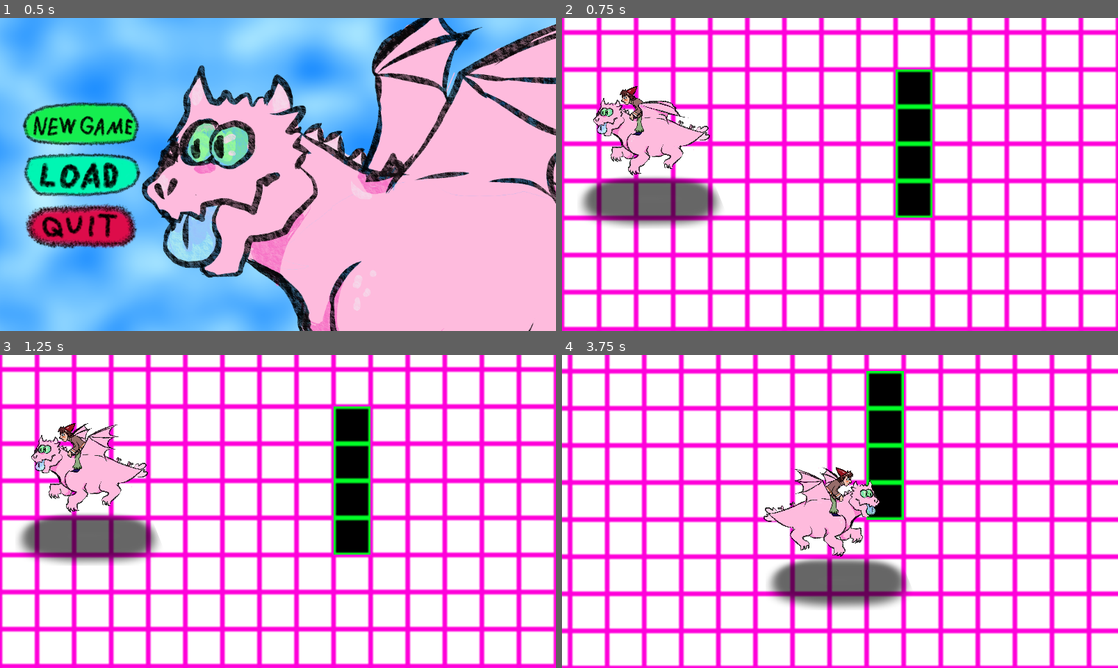
Above: before the commit, frames 1-4 (two rows, left to right).
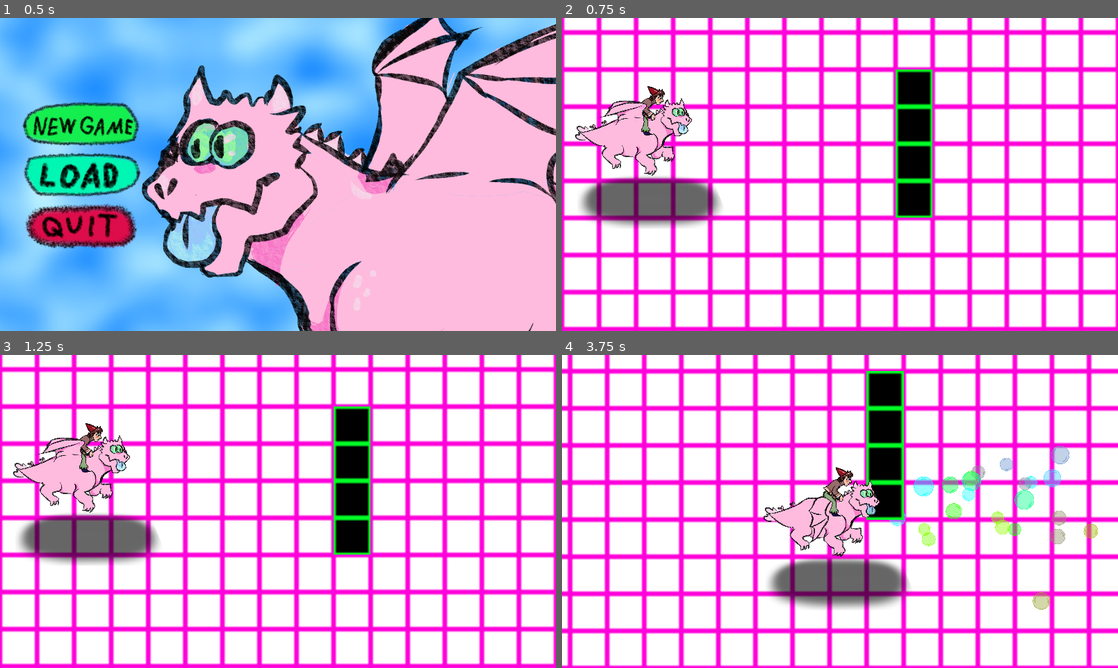
Above: after the commit, the same moments.

Repository: villevilli/otajam-25
Game: Godot game, scene res://user_interface/main_menu/MainMenu.tscn
Two runs of this game, one before a commit and one after it. Both use one fixed random seed, a clock stepped at 60 frames per second and the inputs below.
Inputs (mouse positions are in pixels of both pictures, inside the frame that each line leads up to):
- Up to frame 1 (0.5 s): no input
- Up to frame 2 (0.75 s): click (645, 124) at 0.5 s
- Up to frame 3 (1.25 s): no input
- Up to frame 4 (3.75 s): move the mouse to (962, 495) at 1.27 s; hold D (right) 1.28-2.03 s; hold Space (attack) 1.28-2.03 s; click (962, 495) at 1.42 s; move the mouse to (728, 527) at 2.02 s; hold S (down) 2.03-2.78 s; tap Space (attack) at 2.1, 3.6 s; move the mouse to (895, 442) at 2.77 s; hold D (right) 2.78-3.53 s; hold Space (attack) 2.78-3.53 s; move the mouse to (812, 574) at 3.52 s; hold W (up) from 3.53 s (still down); click (812, 574) at 3.67 s

Frame 1 is identical in both runs. In frame 2, 2.8% of the frame differs, in the area x 2-27%, y 21-51%; in frame 3, 3.0%; in frame 4, 2.8%.

Commit message:
player attack particles

Diff:
--- /dev/null
+++ b/assets/atk_bubbles.tres
@@ -0,0 +1,15 @@
+[gd_resource type="ParticleProcessMaterial" format=3 uid="uid://cfnqsghopi066"]
+
+[resource]
+particle_flag_disable_z = true
+angle_min = -360.0
+angle_max = 360.0
+spread = 30.0
+flatness = 0.371
+initial_velocity_min = 664.71
+initial_velocity_max = 806.83
+gravity = Vector3(0, 0, 0)
+scale_min = 0.3
+scale_max = 0.7
+hue_variation_min = -0.37
+hue_variation_max = 0.59
--- a/characters/player/player-movement.gd
+++ b/characters/player/player-movement.gd
@@ -5,17 +5,26 @@
 @onready var sprite: AnimatedSprite2D = $"Sprite"
 @onready var head_atck: Sprite2D = $"HeadAttack"
 @onready var head_cute: Sprite2D = $"HeadCute"
+@onready var atk_particles_right: GPUParticles2D = $"AttackParticlesRight"
+@onready var atk_particles_left: GPUParticles2D = $"AttackParticlesLeft"
 
 func _ready() -> void:
 	sprite.play()
-func _process(delta: float) -> void:
+
+func _process(_delta: float) -> void:
 	var attacking: bool = Input.is_action_pressed("attack")
 	if attacking:
 		head_atck.show()
 		head_cute.hide()
+		if head_atck.flip_h:
+			atk_particles_right.emitting=true
+		else:
+			atk_particles_left.emitting=true
 	else:
 		head_atck.hide()
 		head_cute.show()
+		atk_particles_left.emitting=false
+		atk_particles_right.emitting=false
 
 func _physics_process(_delta: float) -> void:
 	#var input_direction:Vector2 = Input.get_vector("left", "right", "up", "down")
@@ -28,8 +37,12 @@
 		sprite.flip_h = false
 		head_atck.flip_h = false
 		head_cute.flip_h = false
+		atk_particles_left.emitting=false
+		atk_particles_right.emitting=false
 	if input_x > 0:
 		sprite.flip_h = true
 		head_atck.flip_h = true
 		head_cute.flip_h = true
+		atk_particles_right.emitting=false
+		atk_particles_left.emitting=false
 	move_and_slide()
--- a/characters/player/player.tscn
+++ b/characters/player/player.tscn
@@ -7,6 +7,8 @@
 [ext_resource type="Texture2D" uid="uid://dvy72ida66yf" path="res://assets/Dargon_Fly_Headless/002.png" id="5_2vm2q"]
 [ext_resource type="Texture2D" uid="uid://dlanf73fhnx0g" path="res://assets/Dargon_Head/dargon_attacc.png" id="6_hdywm"]
 [ext_resource type="Texture2D" uid="uid://d10lsidb3tpq0" path="res://assets/Dargon_Head/dargon_cute.png" id="7_4d0ek"]
+[ext_resource type="Texture2D" uid="uid://dave5sdrjq6ed" path="res://assets/placeholder_bubble.png" id="8_5lhi6"]
+[ext_resource type="Material" uid="uid://cfnqsghopi066" path="res://assets/atk_bubbles.tres" id="8_ee3j2"]
 
 [sub_resource type="RectangleShape2D" id="RectangleShape2D_5qm4w"]
 size = Vector2(384, 255)
@@ -51,16 +53,39 @@
 scale = Vector2(0.3, 0.3)
 sprite_frames = SubResource("SpriteFrames_l6rav")
 animation = &"flight"
-frame_progress = 0.731592
+frame = 2
+frame_progress = 0.600543
+flip_h = true
 
 [node name="HeadAttack" type="Sprite2D" parent="."]
 z_index = 6
 position = Vector2(-32, -128)
 scale = Vector2(0.3, 0.3)
 texture = ExtResource("6_hdywm")
+flip_h = true
 
 [node name="HeadCute" type="Sprite2D" parent="."]
+visible = false
 z_index = 6
 position = Vector2(-32, -128)
 scale = Vector2(0.3, 0.3)
 texture = ExtResource("7_4d0ek")
+flip_h = true
+
+[node name="AttackParticlesRight" type="GPUParticles2D" parent="."]
+position = Vector2(120, -200)
+rotation = 0.261799
+amount = 30
+process_material = ExtResource("8_ee3j2")
+texture = ExtResource("8_5lhi6")
+local_coords = true
+
+[node name="AttackParticlesLeft" type="GPUParticles2D" parent="."]
+z_index = 7
+position = Vector2(-184, -200)
+rotation = 2.87979
+emitting = false
+amount = 30
+process_material = ExtResource("8_ee3j2")
+texture = ExtResource("8_5lhi6")
+local_coords = true
Binary file added: assets/placeholder_bubble.png
Not shown, added: assets/placeholder_bubble.png.import
Not shown: 1 places in characters/player/player.tscn that only renumber resources
Not shown, added: export_presets.cfg
